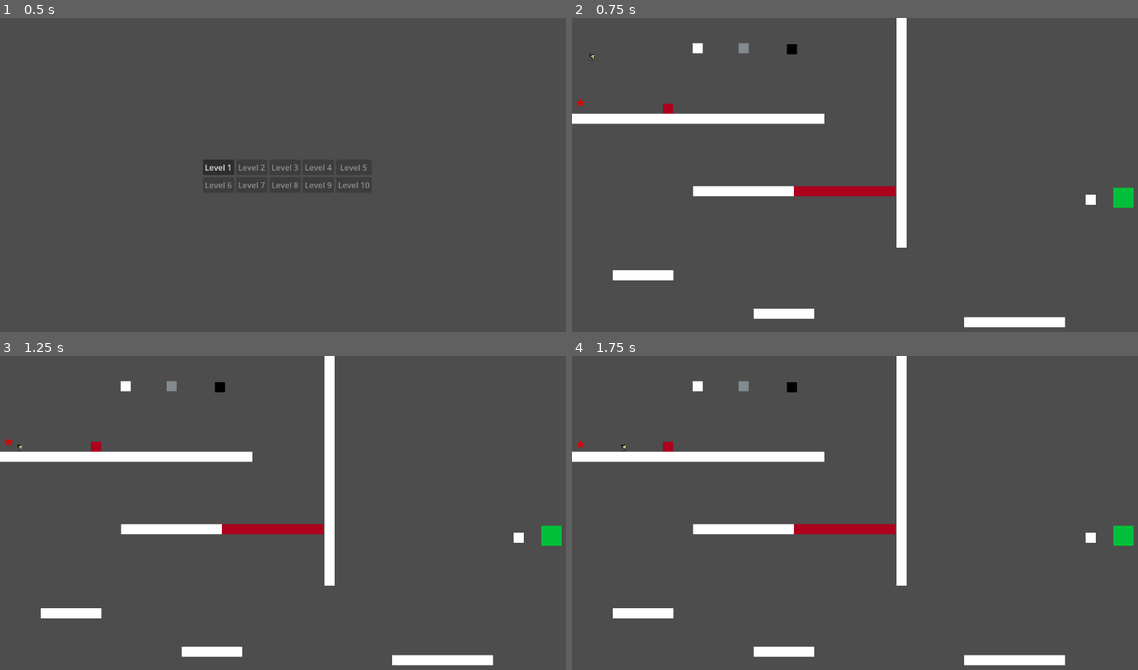
Above: before the commit, frames 1-4 (two rows, left to right).
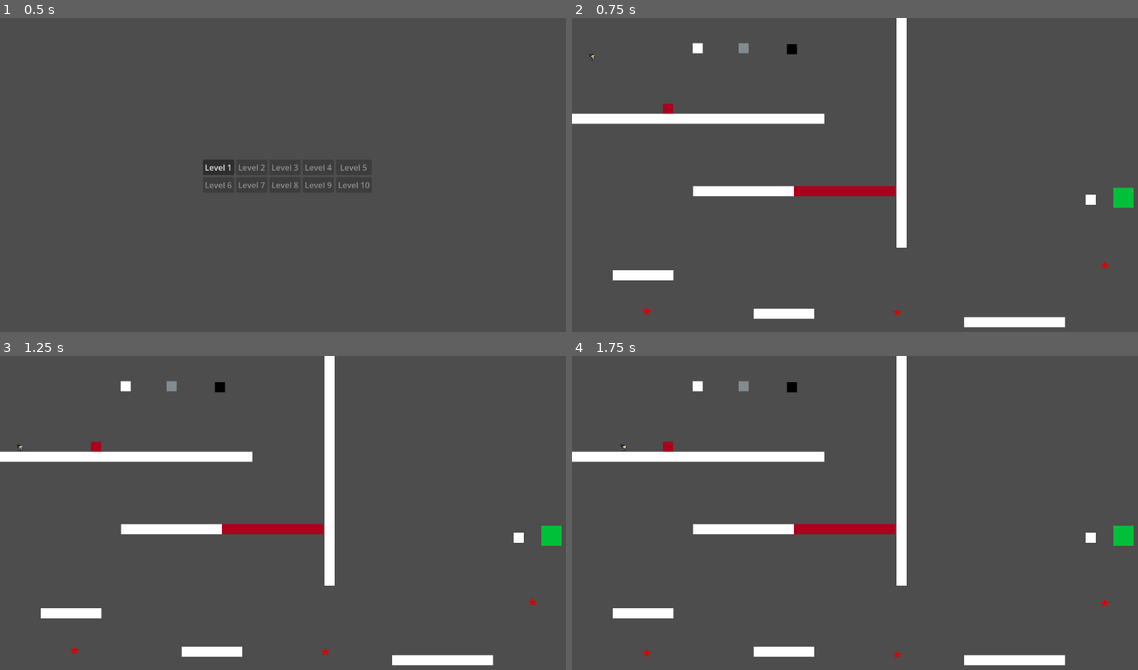
Above: after the commit, the same moments.

Repository: aiko7/grapple_game
Game: Godot game, scene res://level_select.tscn
The game is run twice, just before and just after one commit, with the same random seed, the same clock (stepped at 60 frames per second) and the same inputs.
Inputs (mouse positions are in pixels of both pictures, inside the frame that each line leads up to):
- Up to frame 1 (0.5 s): no input
- Up to frame 2 (0.75 s): click "Level 1" at 0.5 s
- Up to frame 3 (1.25 s): no input
- Up to frame 4 (1.75 s): move the mouse to (990, 503) at 1.27 s; hold D (ui_right) from 1.28 s (still down); click (990, 503) at 1.42 s; tap W (ui_up) at 1.52 s

Frame 1 is identical in both runs. In frame 2, less than 0.1% of the frame differs, in the area x 0-95%, y 25-95%; in frame 3, less than 0.1%, in the area x 0-95%, y 26-96%; in frame 4, less than 0.1%.

Commit message:
Fix star count

Diff:
--- a/base/Star.tscn
+++ b/base/Star.tscn
@@ -5,7 +5,7 @@
 
 [sub_resource type="CircleShape2D" id="CircleShape2D_j24n3"]
 
-[node name="Star" type="Area2D"]
+[node name="Star" type="Area2D" groups=["Star"]]
 script = ExtResource("1_1c4s2")
 
 [node name="Sprite2D" type="Sprite2D" parent="."]
--- a/levels/level_1.tscn
+++ b/levels/level_1.tscn
@@ -64,7 +64,13 @@
 position = Vector2(426, 52)
 
 [node name="Star" parent="." instance=ExtResource("8_l53as")]
-position = Vector2(18, 173)
+position = Vector2(149, 587)
+
+[node name="Star3" parent="." instance=ExtResource("8_l53as")]
+position = Vector2(1057, 493)
+
+[node name="Star2" parent="." instance=ExtResource("8_l53as")]
+position = Vector2(646, 589)
 
 [node name="Main" parent="." instance=ExtResource("9_3sk1a")]
 position = Vector2(151, 85)
--- a/project.godot
+++ b/project.godot
@@ -24,6 +24,7 @@
 
 player=""
 ui=""
+Star=""
 
 [input]
 
--- a/scripts/GameManager.gd
+++ b/scripts/GameManager.gd
@@ -27,6 +27,7 @@
 		print("UI Manager not found!")
 
 func count_total_stars():
-	print(get_tree().get_nodes_in_group("stars"))
-	total_stars_in_level = get_tree().get_nodes_in_group("stars").size()
+	print(get_tree())
+
+	total_stars_in_level = get_tree().get_nodes_in_group("Star").size()
 	print("Total stars in level: ", total_stars_in_level)
